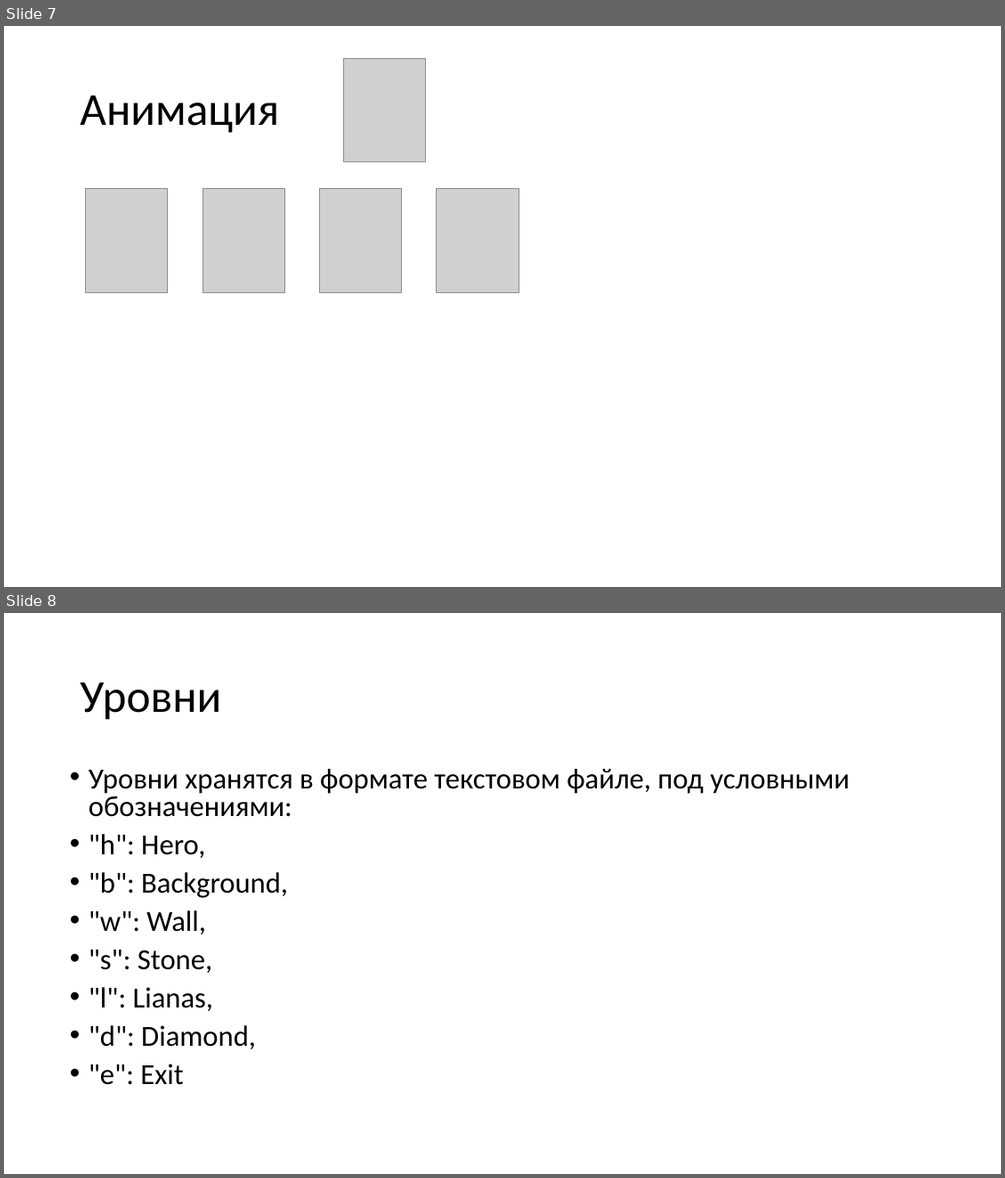
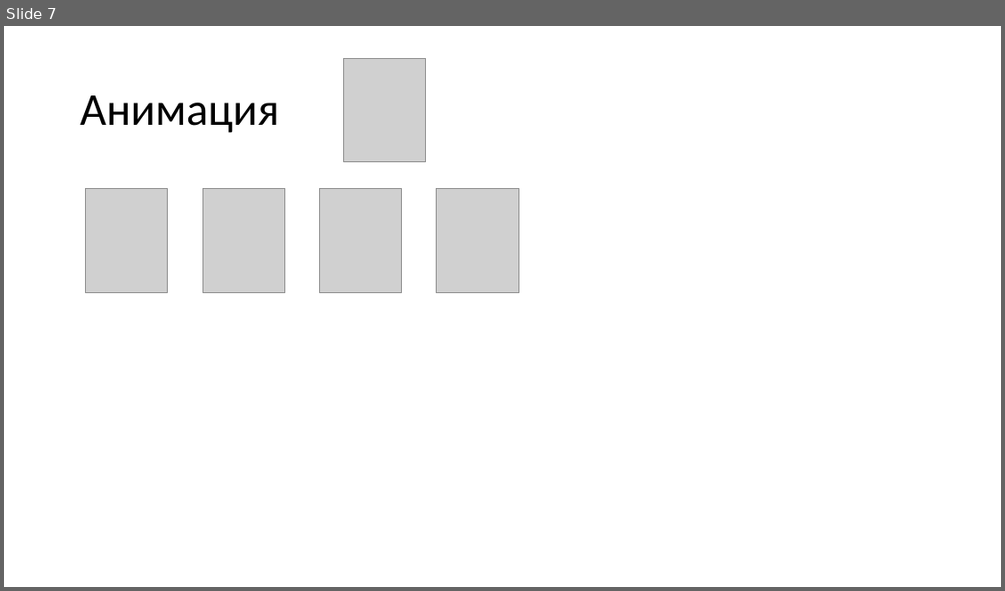
Before and after one commit to Scheise45/projeckt_2, a slide deck: документы/проект2.pptx. Shown one above the other, each under a label of ours: slides 7 and 8 before the commit, slide 7 after it. The pictures are 1005x1178 and 1005x591 pixels, drawn with LibreOffice and Linux fonts; fonts in the diff are those of the drawing; grey boxes stand for pictures. Boxes give left, top, right and bottom in pixels: in the first picture for what was removed or moved away, otherwise in the second. Text is boxed around its words. In the diff, an @@ line names an element or a change of style, - is before the commit and + after.

```diff
--- a/документы/проект2.pptx
+++ b/документы/проект2.pptx
@@ slide 8 removed at bbox=[4, 613, 1001, 1174], background #FFFFFF @@
@@ title removed at bbox=[80, 682, 221, 720] @@
-Уровни
@@ text removed at bbox=[89, 769, 850, 1085] @@
-• Уровни хранятся в формате текстовом файле, под условными обозначениями:
-• "h": Hero,
-• "b": Background,
-• "w": Wall,
-• "s": Stone,
-• "l": Lianas,
-• "d": Diamond,
-• "e": Exit
```
Also in this commit, not shown: 7 slides changed, 3 other slides removed.
